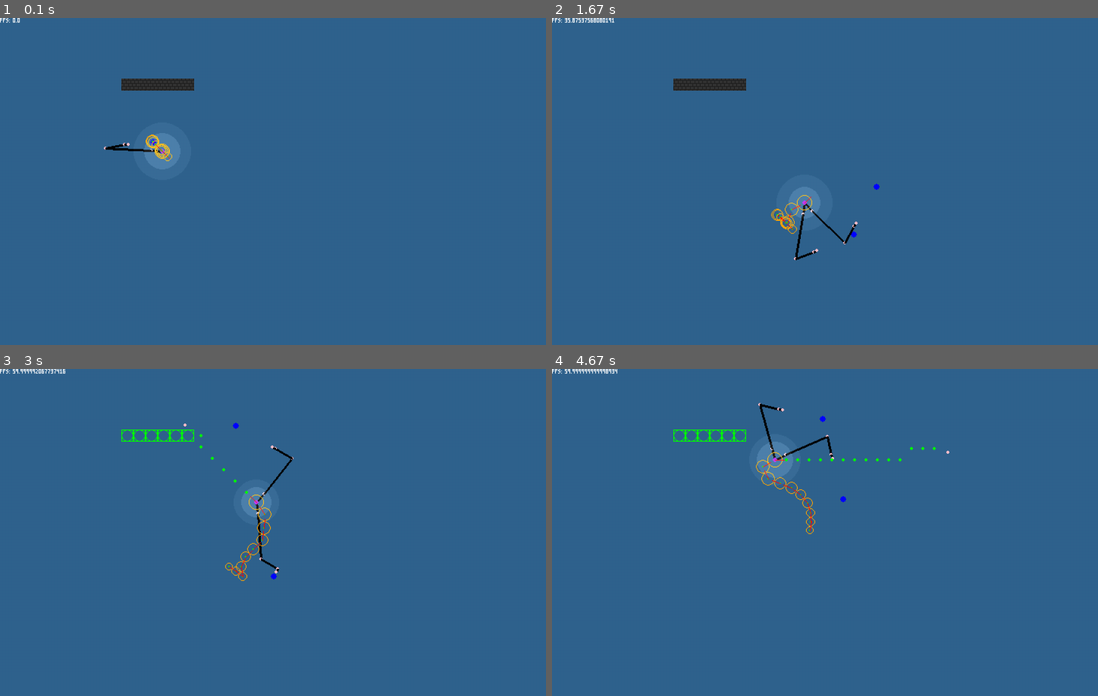
Above: before the commit, frames 1-4 (two rows, left to right).
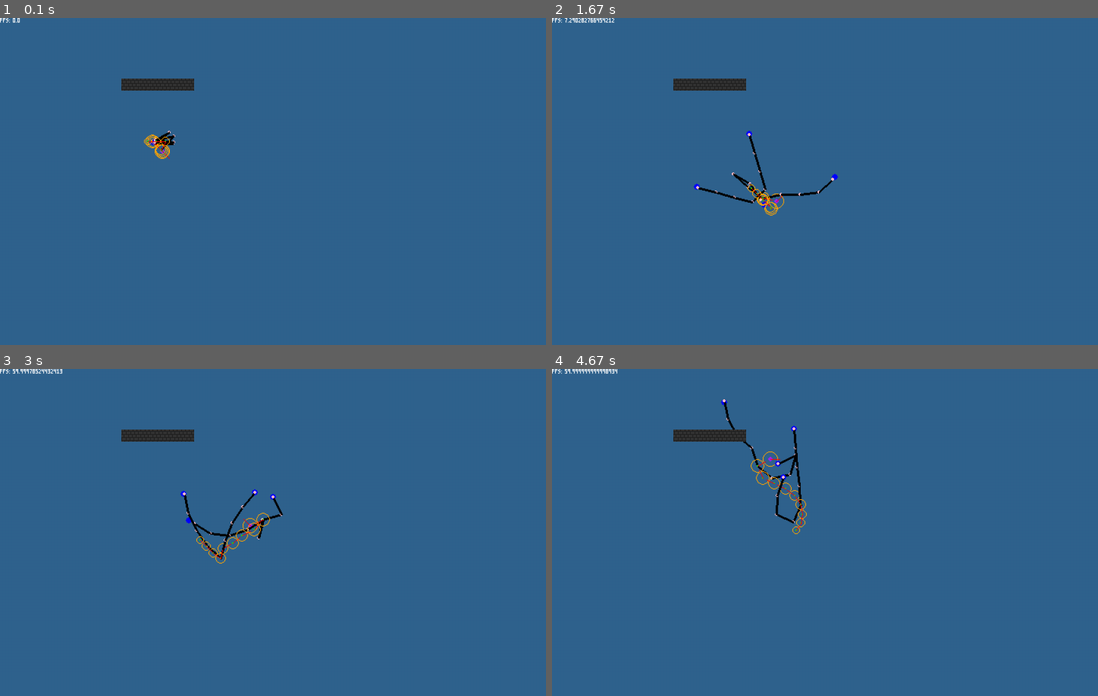
Above: after the commit, the same moments.

Repository: towella/testing-procedural-animation
Game: pygame game, started from code/main.py
The game is run twice, just before and just after one commit, with the same random seed, the same clock (stepped at 60 frames per second) and the same inputs.
Inputs (mouse positions are in pixels of both pictures, inside the frame that each line leads up to):
- Up to frame 1 (0.1 s): no input
- Up to frame 2 (1.67 s): tap X at 0.33, 0.73, 1.03, 1.57 s; move the mouse to (830, 201) at 0.7 s; click (906, 67) at 1.22 s
- Up to frame 3 (3 s): tap X at 1.9, 2.2 s; tap Z at 1.98 s; click (273, 571) at 2.45 s; click (185, 424) at 2.75 s
- Up to frame 4 (4.67 s): click (934, 506) at 3.08 s; click (617, 460) at 3.42 s; click (655, 489) at 3.75 s; click (764, 483) at 4.08 s; click (950, 450) at 4.42 s

The runs differ from the first frame. In frame 1, 0.7% of the frame differs, in the area x 19-33%, y 34-47%; in frame 2, 1.4%; in frame 3, 2.0%; in frame 4, 2.1%, in the area x 22-73%, y 9-51%.

Commit message:
New FABRIK follow the leader algorithm for body
- Applied forwards part of FABRIK algorithm to body follow the leader code. Body segment movement is no longer handled independently by segments, rather overall by the parent player class.
- LegPair code modified to support new follow the leader.
- Need to implement body joint restrictions

Diff:
--- a/code/main.py
+++ b/code/main.py
@@ -93,7 +93,7 @@
                 elif event.key == pygame.K_x:
                     global game_speed
                     if game_speed == 60:
-                        game_speed = 20
+                        game_speed = 5
                     else:
                         game_speed = 60
                 elif event.key == pygame.K_f:
--- a/code/player.py
+++ b/code/player.py
@@ -1,7 +1,6 @@
 import pygame, math
 from random import randint
 from game_data import tile_size, controller_map, screen_width, screen_height
-from lighting import Light
 from support import get_angle_rad, get_angle_deg, get_distance, lerp2D
 
 
@@ -16,23 +15,20 @@
         # -- player setup --
         # - Body -
         self.seg_spacing = segment_spacing
-        self.max_seg_speed = 3
-        self.max_flex = 30
+        self.speed = 3
+        self.max_flex = 50
         self.segments = self.create_body(spawn, segments, segment_spacing)
         self.head = self.segments[0]
-
-        self.light_distance = 40
-        self.lights = [Light(self.surface, self.head.pos, (10, 10, 10), False, 40, 30, 0.02),
-                       Light(self.surface, self.head.pos, (20, 20, 20), False, 25, 20, 0.02)]
+        self.max_length = 0
+        for seg in self.segments:
+            self.max_length += seg.radius * 2
 
         self.respawn = False
 
         # -- player movement --
-        self.direction = pygame.math.Vector2(0, 0)  # allows cleaner movement by storing both x and y direction
         # collisions -- provides a buffer allowing late collision
         self.collision_tolerance = tile_size
         self.corner_correction = 8  # tolerance for correcting player on edges of tiles (essentially rounded corners)
-        self.vertical_corner_correction_boost = 4
 
         # - Brain -
         self.brain = Brain(self.head, self.surface)
@@ -41,16 +37,16 @@
 
     # initialises the body
     def create_body(self, spawn, segments, segment_spacing):
-        body_points = [Body_Segment(self.surface, spawn, self.seg_spacing, self.max_flex, self.max_seg_speed, True)]
+        body_points = [BodySegment(self.surface, spawn, segment_spacing, False)]
 
         for i in range(segments - 1):
             segment_spacing -= 1  # TODO TEST REMOVE (dynamically change spacing and circle size of segs)
             if segment_spacing < 1:  # TODO TEST REMOVE
                 segment_spacing = 1  # TODO TEST REMOVE
             if i == 5 or i == 0:
-                body_points.append(Body_Segment(self.surface, spawn, segment_spacing, self.max_flex, self.max_seg_speed, False, body_points[i]))
+                body_points.append(BodySegment(self.surface, spawn, segment_spacing, True, body_points[i]))
             else:
-                body_points.append(Body_Segment(self.surface, spawn, segment_spacing, self.max_flex, self.max_seg_speed, False, body_points[i]))
+                body_points.append(BodySegment(self.surface, spawn, segment_spacing, False, body_points[i]))
             body_points[i].set_child(body_points[i + 1])  # max i is length of points - 1 (head is added before loop)
             # therefore child of last point (i) is i + 1
 
@@ -105,7 +101,6 @@
     def player_respawn(self, spawn):
         self.rect.x, self.rect.y = spawn.x, spawn.y  # set position to respawn point
         self.sync_hitbox()
-        self.direction = pygame.math.Vector2(0, 0)  # reset movement
         self.respawn = False
 
 # -- getters and setters --
@@ -116,6 +111,54 @@
         return self.head
 
 # -- update methods --
+
+    # towards anchor
+    def fabrik_forwards(self, target):
+        # set start elbow to anchor position
+        self.segments[0].set_pos([target[0], target[1]])
+
+        # from 1 to n to exclude 0th elbow, since we have already positioned it
+        for i in range(1, len(self.segments)):
+            # spacing = combined radius of this segment and it's parent
+            spacing = self.segments[i].get_radius() + self.segments[i].get_parent().get_radius()
+
+            # update joint
+            prev_seg_pos = self.segments[i - 1].get_pos()
+            angle = get_angle_rad(prev_seg_pos, self.segments[i].get_pos())
+
+            '''# + 180 to get the angle in the direction of the child rather than parent segment
+            if not self.segments[i - 1].head:
+                prev_seg_rot = get_angle_deg(self.segments[i - 2].get_pos(), self.segments[i - 1].get_pos())
+            else:
+                prev_seg_rot = math.degrees(self.segments[i - 1].get_rot()) + 180
+            if abs(prev_seg_rot - angle) > self.max_flex:
+                if angle > prev_seg_rot:
+                    angle = prev_seg_rot + self.max_flex
+                elif angle < prev_seg_rot:
+                    angle = prev_seg_rot - self.max_flex'''
+
+            self.segments[i].set_pos([prev_seg_pos[0] + math.sin(angle) * spacing,
+                                      prev_seg_pos[1] + math.cos(angle) * spacing])
+
+    # FABRIK algorithm (Forwards And Backwards Reaching Inverse Kinematic)
+    def solve_body(self, target):
+        # anchor is end of tail
+        anchor = self.segments[-1].get_pos()
+        # head is end effector
+
+        # - if the target is too far away, fully extend appendage -
+        if get_distance(anchor, target) >= self.max_length:
+            target_angle = get_angle_rad(anchor, target)
+            # modifies every elbow in relation to anchor. Repositions towards target
+            length = 0
+            # skips 0th joint which should be on anchor
+            for i in range(1, len(self.segments)):
+                length += self.segments[i].radius * 2
+                self.segments[i] = [anchor[0] + math.sin(target_angle) * length,
+                                    anchor[1] + math.cos(target_angle) * length]
+
+        else:
+            self.fabrik_forwards(target)
 
     def apply_scroll(self, scroll_value):
         self.rect.x -= int(scroll_value[1])
@@ -133,59 +176,53 @@
 
         # -- CHECKS/UPDATE --
         # - update brain -
-        # TODO move to brain update
         self.brain.update(tiles, mouse_pos)
         target = self.brain.get_target()
-
+        head_pos = self.head.get_pos()
+        angle = get_angle_rad(head_pos, target)
+        target = [head_pos[0] + math.sin(angle) * self.speed,
+                  head_pos[1] + math.cos(angle) * self.speed]
 
         # - update body -
+        self.solve_body(target)
         for i in range(len(self.segments)):
             # if not a head don't pass mouse cursor (point is based on parent seg)
             if i > 0:
                 self.segments[i].update(tiles)
-            # if head pass player target as point to move towards
+            # if head seg, pass angle from head to target before head was moved to target
             else:
-                self.segments[i].update(tiles, target)
+                self.segments[i].update(tiles, angle)
 
         # scroll shouldn't have collision applied, it is separate movement
         #self.apply_scroll(scroll_value)
-
-        # light (after movement and scroll so pos is accurate)
-        for light in self.lights:
-            light.update(dt, self.head.get_pos(), None)
 
 # -- visual methods --
 
     def draw(self):
         for segment in self.segments:
             segment.draw()
-        for light in self.lights:
-            light.draw()
 
 
 # --------- BODY ---------
 
 # --- body segments ---
 
-class Body_Segment(pygame.sprite.Sprite):
-    def __init__(self, surface, spawn, segment_spacing, max_flex, max_move_speed, legs, parent_body_segment=None):
+class BodySegment(pygame.sprite.Sprite):
+    def __init__(self, surface, spawn, segment_spacing, legs, parent_body_segment=None):
         super().__init__()
 
         self.surface = surface  # segment render surface
         self.pos = [spawn.x, spawn.y]  # segment position
         self.prev_pos = self.pos
-        self.move_speed = max_move_speed  # for head only
-        self.direction = pygame.Vector2(0, 0)  # tracks segment movement
-        self.rot = 0  # keeps track of segment rotation
+        self.rot = 0  # keeps track of segment rotation in RADIANS for legs
+        self.direction = pygame.Vector2()
 
         # parent/child
         self.parent_seg = parent_body_segment
         self.child_seg = None
 
         # segment values
-        self.seg_spacing = segment_spacing
-        self.max_flex = max_flex
-        self.radius = self.seg_spacing // 2  # collisions and drawn circle
+        self.radius = segment_spacing // 2  # collisions and drawn circle
         if self.parent_seg is None:
             self.head = True
         else:
@@ -207,58 +244,9 @@
             target_angle = 30
             step_interval = 150
             leg_thickness = 3
-            seg_lengths = [15, 60, 25, 5]
+            seg_lengths = []  # [15, 60, 25, 5]
             self.legs = [LegPair(self.surface, self.pos, number_elbows, max_leg_length, target_angle, step_interval,
                                  0, leg_thickness, seg_lengths)]
-
-    # --- MOVEMENT ---
-
-    def adjusted_distance(self, point):
-        # work out how far P1 needs to move towards P2 (target) while still being spaced appropriately
-        hyp = get_distance(self.pos, point)
-        hyp -= self.seg_spacing
-        return hyp
-
-    def move(self, point, displacement):
-        angle = get_angle_deg(self.pos, point)
-        # ensures angle stays between 1st and 4th quadrants
-        while angle > 360:
-            angle -= 360
-
-        # - Limit angle (limit segment joint's flex) -
-        # relative_angle = the new angle - the neutral alignment from last frame before changing to face point
-        '''if self.head:
-            child_rot = self.child_seg.get_rot()
-            relative_angle = angle - child_rot
-            # relative angle should always be less than 180
-            if relative_angle > 180:
-                relative_angle = -(180 - (relative_angle - 180))
-            elif relative_angle < -180:
-                relative_angle = 180 + (relative_angle + 180)
-            # TODO head and other segs are all the same now?? no parents required anymore!
-            #else:
-                #prev_point = self.parent_seg.get_prev_pos()  # get parent position before movement
-                #prev_alignment = get_angle(self.pos, prev_point)  # get neutral alignment angle from before parent moved
-                #relative_angle = angle - prev_alignment  # 'displacement' angle from neutral. + or - indicates > or < neutral
-            # limit rotation
-            if abs(relative_angle) > self.max_flex:
-                if relative_angle > 0:
-                    angle = child_rot + self.max_flex
-                elif relative_angle < 0:
-                    angle = child_rot - self.max_flex'''
-
-        # - update and adjust angles -
-        self.rot = angle  # update segment rotation
-        angle = math.radians(angle)  # convert to radians for trig funcs
-
-        # - Move point -
-        # get how much the x and y should be changed by (so the total displacement is always constant)
-        if self.head and displacement > self.move_speed:  # limit movement displacement towards target for head
-            displacement = self.move_speed
-
-        # calculate how much the individual x and y coord should be modified for a total displacement in given direction
-        self.direction.x += math.sin(angle) * displacement
-        self.direction.y += math.cos(angle) * displacement
 
     # --- COLLISIONS ---
 
@@ -309,8 +297,18 @@
     def get_child(self):
         return self.child_seg
 
+    def get_parent(self):
+        return self.parent_seg
+
     def get_rot(self):
         return self.rot
+
+    def get_radius(self):
+        return self.radius
+
+    def set_pos(self, pos):
+        self.pos = [pos[0], pos[1]]
+        self.sync_hitbox()
 
     def set_child(self, seg_obj):
         self.child_seg = seg_obj
@@ -321,25 +319,17 @@
         self.hitbox.center = self.pos
         self.rect = self.hitbox
 
-    def update(self, tiles, point=(0, 0)):
-        # reset direction vector
-        self.direction.x = 0
-        self.direction.y = 0
-
+    def update(self, tiles, angle=0.0):
+        # -- update rotations of segments --
+        # non-head seg rot based on parent
         if not self.head:
-            point = self.parent_seg.get_prev_pos()
-        self.prev_pos = self.pos
-
-        # moves towards target point
-        # if head, move without adjusting distance to point
-        if self.head:
-            hyp = get_distance(self.pos, point)
-        # if normal body segment, move towards parent body segment accounting for segment spacing.
+            self.rot = get_angle_rad(self.pos, self.parent_seg.get_pos())
+        # head seg rot based on passed angle
         else:
-            hyp = self.adjusted_distance(point)
-        self.move(point, hyp)
-
-        # update position and collision detection
+            self.rot = angle
+
+        # -- update position and collision detection --
+        # TODO fix collisions with new follow the leader
         # X
         self.pos[0] += self.direction.x
         self.sync_hitbox()  # sync hitbox after pos has been moved ready for collision detection
@@ -349,13 +339,15 @@
         self.sync_hitbox()  # sync hitbox after pos has been moved ready for collision detection
         self.collision_y(tiles)  # y collisions after y movement (separate to x movement)
 
-        # TODO self.collision(tiles)
+        # TODO self.collision(tiles)  <-- radial collisions
 
         # -- update legs --
-        distance = math.sqrt(self.direction.x ** 2 + self.direction.y ** 2)
+        distance = get_distance(self.pos, self.prev_pos)
         if self.has_legs:
             for leg in self.legs:
                 leg.update(self.pos, self.rot, distance, tiles)
+
+        self.prev_pos = self.pos  # store current pos in prev_pos ready for next frame
 
     def draw(self):
         # -- feet --
@@ -373,8 +365,8 @@
         #pygame.draw.rect(self.surface, 'grey', self.hitbox, 1)  # TODO TESTING hitbox
 
         # TODO TESTING self.rot
-        x = math.sin(math.radians(self.rot)) * 12
-        y = math.cos(math.radians(self.rot)) * 12
+        x = math.sin(self.rot) * 12
+        y = math.cos(self.rot) * 12
         epos = (self.pos[0] + x, self.pos[1] + y)
         pygame.draw.line(self.surface, 'red', self.pos, epos, 1)
 
@@ -451,8 +443,8 @@
     # --- CALCULATE POINTS ---
 
     def find_targets(self):
-        left_angle = math.radians(self.rot + self.target_angle)
-        right_angle = math.radians(self.rot - self.target_angle)
+        left_angle = self.rot + math.radians(self.target_angle)
+        right_angle = self.rot - math.radians(self.target_angle)
 
         self.targets[0] = [self.anchor[0] + math.sin(left_angle) * self.max_leg_length,
                            self.anchor[1] + math.cos(left_angle) * self.max_leg_length]
Not shown, changed: TODO
